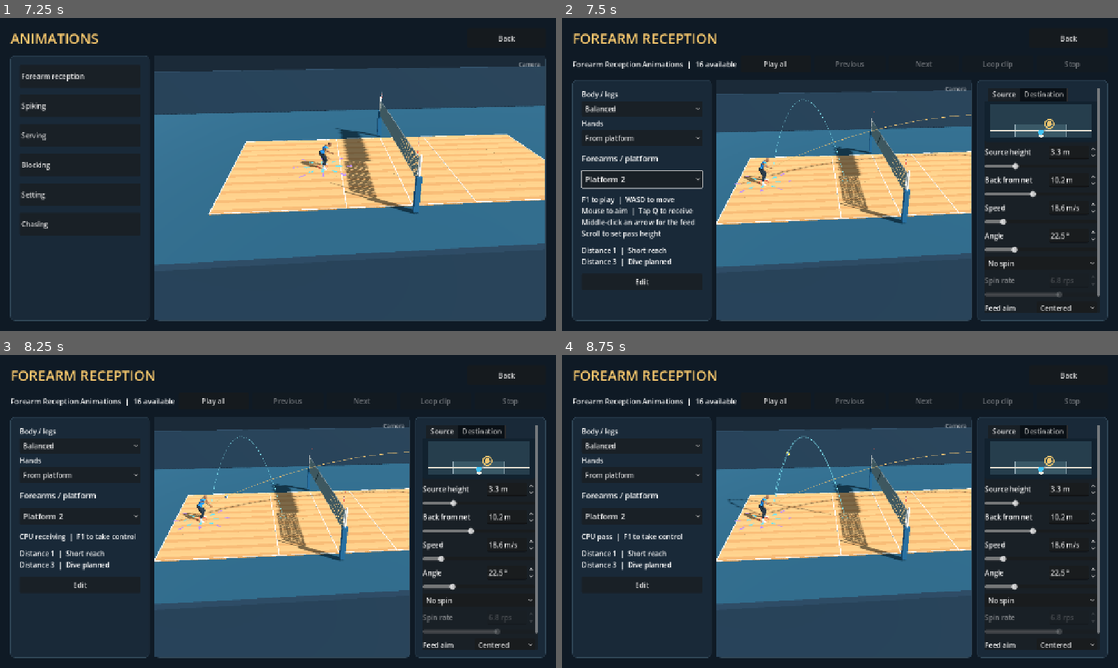
Above: before the commit, frames 1-4 (two rows, left to right).
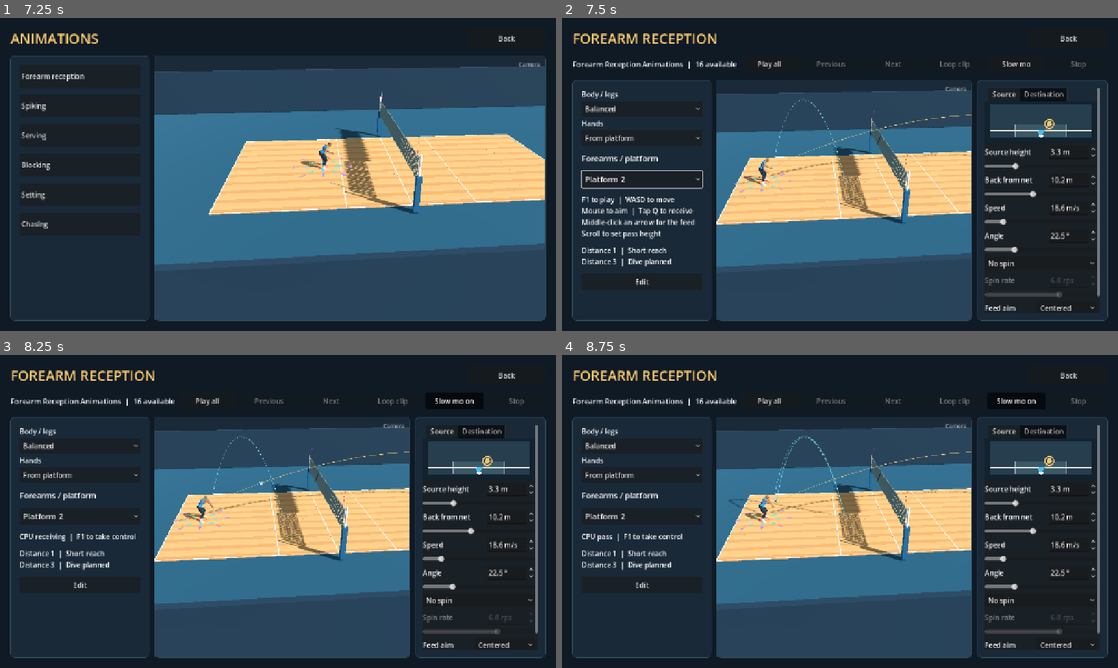
Above: after the commit, the same moments.

Repository: foreandr/volleyball
Game: Godot game, scene res://scenes/main.tscn
Same seed, same stepped clock (60 frames per second), same inputs: the game is played once before the commit and once after it.
Inputs (mouse positions are in pixels of both pictures, inside the frame that each line leads up to):
- Up to frame 1 (7.25 s): click "Story" at 0.5 s; click "Back" at 1.25 s; click "Story" at 2 s; click "New" at 2.75 s; click "Back" at 3.5 s; click "New" at 4.25 s; click "Save" at 5 s; click "Back" at 5.75 s; click "Continue" at 6.5 s
- Up to frame 2 (7.5 s): click "Forearm reception" at 7.25 s
- Up to frame 3 (8.25 s): click (455, 401) at 8 s, where only the run after the commit has a clickable "Slow mo"
- Up to frame 4 (8.75 s): no input

Frame 1 is identical in both runs. In frame 2, 0.4% of the frame differs, in the area x 35-95%, y 13-17%; in frame 3, 0.5%; in frame 4, 0.6%, in the area x 30-95%, y 13-56%.

Commit message:
Add a slow motion toggle for reception playback

Diff:
--- a/scripts/reception_review.gd
+++ b/scripts/reception_review.gd
@@ -20,11 +20,13 @@
 	[2,"Forward-left reach",Vector3(0.59,0,0.59),Vector3(0,-5,-3)],
 ]
 const FEED_TIME := 0.70
+const SLOW_RATE := 0.35
 var page
 var active := false
 var paused := false
 var finished := false
 var loop_current := false
+var slow_motion := false
 var index := 0
 var original_transform: Transform3D
 var original_control := false
@@ -39,6 +41,7 @@
 var next_button: Button
 var stop_button: Button
 var loop_button: Button
+var slow_button: Button
 var title_card: PanelContainer
 var title_count: Label
 var title_move: Label
@@ -58,6 +61,10 @@
 	loop_button = page.button("Loop clip",toggle_loop)
 	loop_button.toggle_mode = true
 	add_child(loop_button)
+	slow_button = page.button("Slow mo",toggle_slow_motion)
+	slow_button.toggle_mode = true
+	slow_button.tooltip_text = "Play the reception at 35% speed"
+	add_child(slow_button)
 	stop_button = page.button("Stop",stop)
 	add_child(stop_button)
 	build_title_card()
@@ -108,6 +115,8 @@
 	play_button.text = "Replay all" if finished else ("Resume" if paused else ("Pause" if active else "Play all"))
 	loop_button.set_pressed_no_signal(loop_current)
 	loop_button.text = "Looping clip" if loop_current else "Loop clip"
+	slow_button.set_pressed_no_signal(slow_motion)
+	slow_button.text = "Slow mo on" if slow_motion else "Slow mo"
 	for button in [previous_button,next_button,loop_button,stop_button]: button.disabled = not active
 
 func toggle_play() -> void:
@@ -125,6 +134,13 @@
 	else:
 		paused = not paused
 	update_controls()
+
+func toggle_slow_motion() -> void:
+	slow_motion = not slow_motion
+	update_controls()
+
+func playback_delta(delta: float) -> float:
+	return delta*SLOW_RATE if slow_motion else delta
 
 func toggle_loop() -> void:
 	if not active: return
@@ -184,6 +200,7 @@
 func step(delta: float) -> void:
 	page.pan_camera(page.player_controls.movement_input(),delta)
 	if paused: return
+	delta = playback_delta(delta)
 	var ball = page.ball_preview
 	var previous: float = page.preview_clock
 	page.preview_clock += delta
--- a/scripts/story_animations.gd
+++ b/scripts/story_animations.gd
@@ -311,6 +311,7 @@
 	if reception_review.active:
 		reception_review.step(delta)
 		return
+	if reception_drill_active(): delta = reception_review.playback_delta(delta)
 	super._process(delta)
 	var in_control: bool = player_controls!=null and player_controls.active
 	if not in_control:
